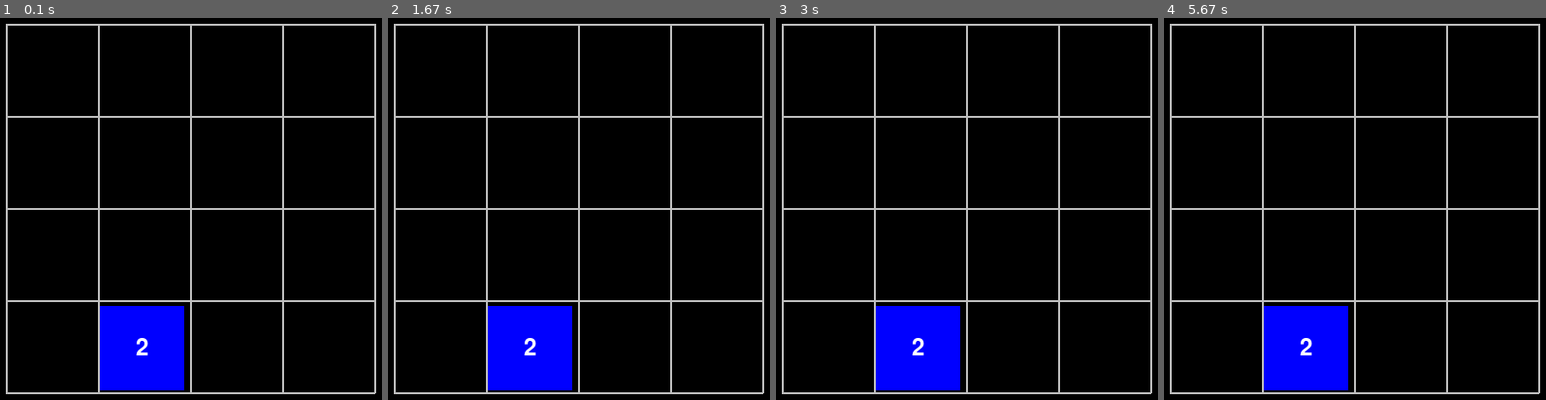
Above: before the commit, frames 1-4 (left to right).
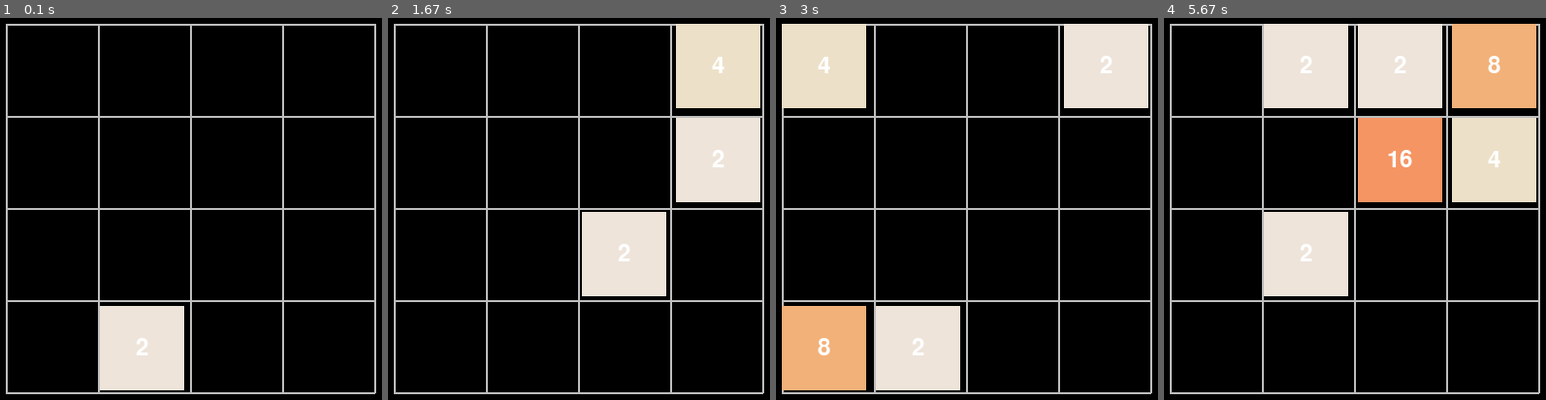
Above: after the commit, the same moments.

Repository: CoderFleet/2048Game-HackClub
Game: pygame game, started from mainpygame.py
The game is run twice, just before and just after one commit, with the same random seed, the same clock (stepped at 60 frames per second) and the same inputs.
Inputs:
- Up to frame 1 (0.1 s): no input
- Up to frame 2 (1.67 s): hold Right 0.33-0.8 s; hold Up 0.83-1.13 s; hold Right 1.17-1.63 s
- Up to frame 3 (3 s): hold Left 1.67-2.2 s; hold Down 2.23-2.53 s; hold Left 2.57-2.97 s
- Up to frame 4 (5.67 s): hold Up 3-3.37 s; hold Right 3.4-4.03 s; hold Down 4.07-4.43 s; hold Left 4.47-4.93 s; hold Right 4.97-5.43 s; hold Up from 5.47 s (still down)

The runs differ from the first frame. In frame 1, 4.8% of the frame differs, in the area x 26-49%, y 75-98%; in frame 2, 20%; in frame 3, 19%; in frame 4, 34%, in the area x 26-98%, y 1-98%.

Commit message:
basic tile movement and merging

Diff:
--- a/mainpygame.py
+++ b/mainpygame.py
@@ -29,7 +29,7 @@
         for j in range(grid_size):
             value = grid[i][j]
             if value > 0:
-                color = pygame.Color('blue')  # Placeholder color
+                color = get_tile_color(value)
                 rect = pygame.Rect(grid_padding + j * (tile_size + grid_padding),
                                    grid_padding + i * (tile_size + grid_padding),
                                    tile_size, tile_size)
@@ -39,17 +39,79 @@
                 text_rect = text.get_rect(center=rect.center)
                 screen.blit(text, text_rect)
 
+def get_tile_color(value):
+    colors = {
+        2: pygame.Color('#eee4da'),
+        4: pygame.Color('#ede0c8'),
+        8: pygame.Color('#f2b179'),
+        16: pygame.Color('#f59563'),
+        32: pygame.Color('#f67c5f'),
+        64: pygame.Color('#f65e3b'),
+        128: pygame.Color('#edcf72'),
+        256: pygame.Color('#edcc61'),
+        512: pygame.Color('#edc850'),
+        1024: pygame.Color('#edc53f'),
+        2048: pygame.Color('#edc22e'),
+    }
+    return colors.get(value, pygame.Color('#3c3a32'))
+
 def add_random_tile():
     empty_cells = [(i, j) for i in range(grid_size) for j in range(grid_size) if grid[i][j] == 0]
     if empty_cells:
         i, j = random.choice(empty_cells)
-        grid[i][j] = random.choice([2, 4])  # Randomly choose 2 or 4 for new tile
+        grid[i][j] = random.choice([2, 4])
+
+def move_tiles(direction):
+    if direction == 'up':
+        for j in range(grid_size):
+            for i in range(1, grid_size):
+                if grid[i][j] != 0:
+                    merge_tiles(i, j, -1, 0)
+    elif direction == 'down':
+        for j in range(grid_size):
+            for i in range(grid_size - 2, -1, -1):
+                if grid[i][j] != 0:
+                    merge_tiles(i, j, 1, 0)
+    elif direction == 'left':
+        for i in range(grid_size):
+            for j in range(1, grid_size):
+                if grid[i][j] != 0:
+                    merge_tiles(i, j, 0, -1)
+    elif direction == 'right':
+        for i in range(grid_size):
+            for j in range(grid_size - 2, -1, -1):
+                if grid[i][j] != 0:
+                    merge_tiles(i, j, 0, 1)
+    add_random_tile()
+
+def merge_tiles(i, j, di, dj):
+    while 0 <= i + di < grid_size and 0 <= j + dj < grid_size:
+        if grid[i + di][j + dj] == 0:
+            grid[i + di][j + dj] = grid[i][j]
+            grid[i][j] = 0
+            i += di
+            j += dj
+        elif grid[i + di][j + dj] == grid[i][j]:
+            grid[i + di][j + dj] *= 2
+            grid[i][j] = 0
+            break
+        else:
+            break
 
 def handle_events():
     for event in pygame.event.get():
         if event.type == pygame.QUIT:
             pygame.quit()
             sys.exit()
+        elif event.type == pygame.KEYDOWN:
+            if event.key == pygame.K_UP:
+                move_tiles('up')
+            elif event.key == pygame.K_DOWN:
+                move_tiles('down')
+            elif event.key == pygame.K_LEFT:
+                move_tiles('left')
+            elif event.key == pygame.K_RIGHT:
+                move_tiles('right')
 
 def update_game_state():
     pass
@@ -60,7 +122,7 @@
     draw_tiles()
 
 def main():
-    add_random_tile()  # Add initial random tile
+    add_random_tile()
     while True:
         handle_events()
         update_game_state()
